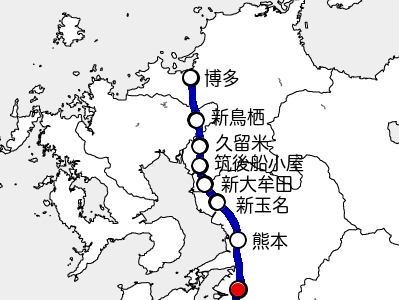
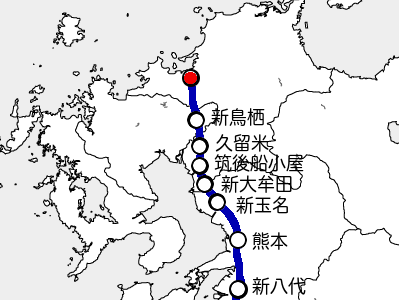
Layered file, before and after one edit (399x300). Changes by layer:
hid "kyushu_kumamoto" over [231, 283, 245, 296]
added layer "1" above "kyushu_hakata" over [184, 72, 197, 84]
showed "新八代" over [252, 277, 306, 295]
hid "博多" over [204, 69, 239, 88]
